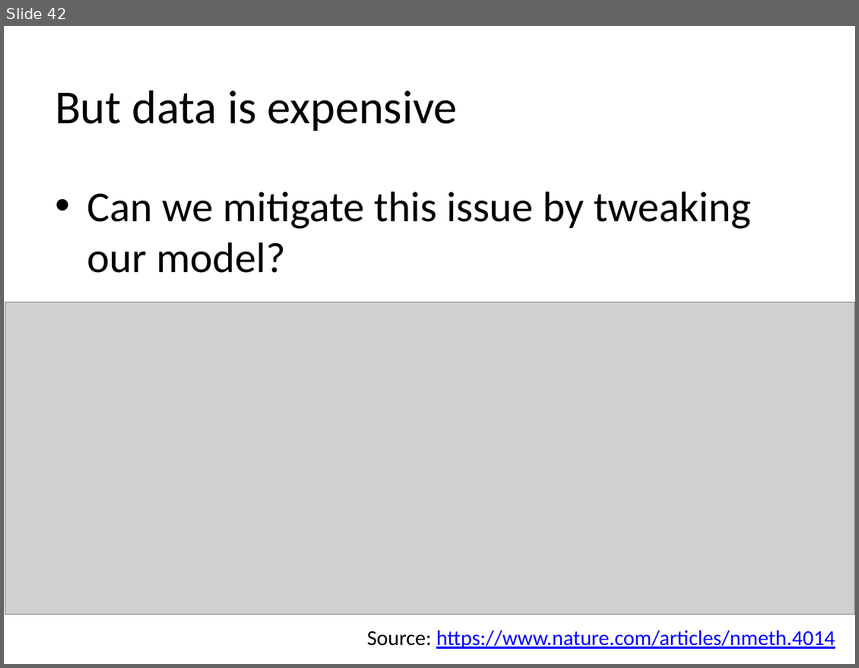
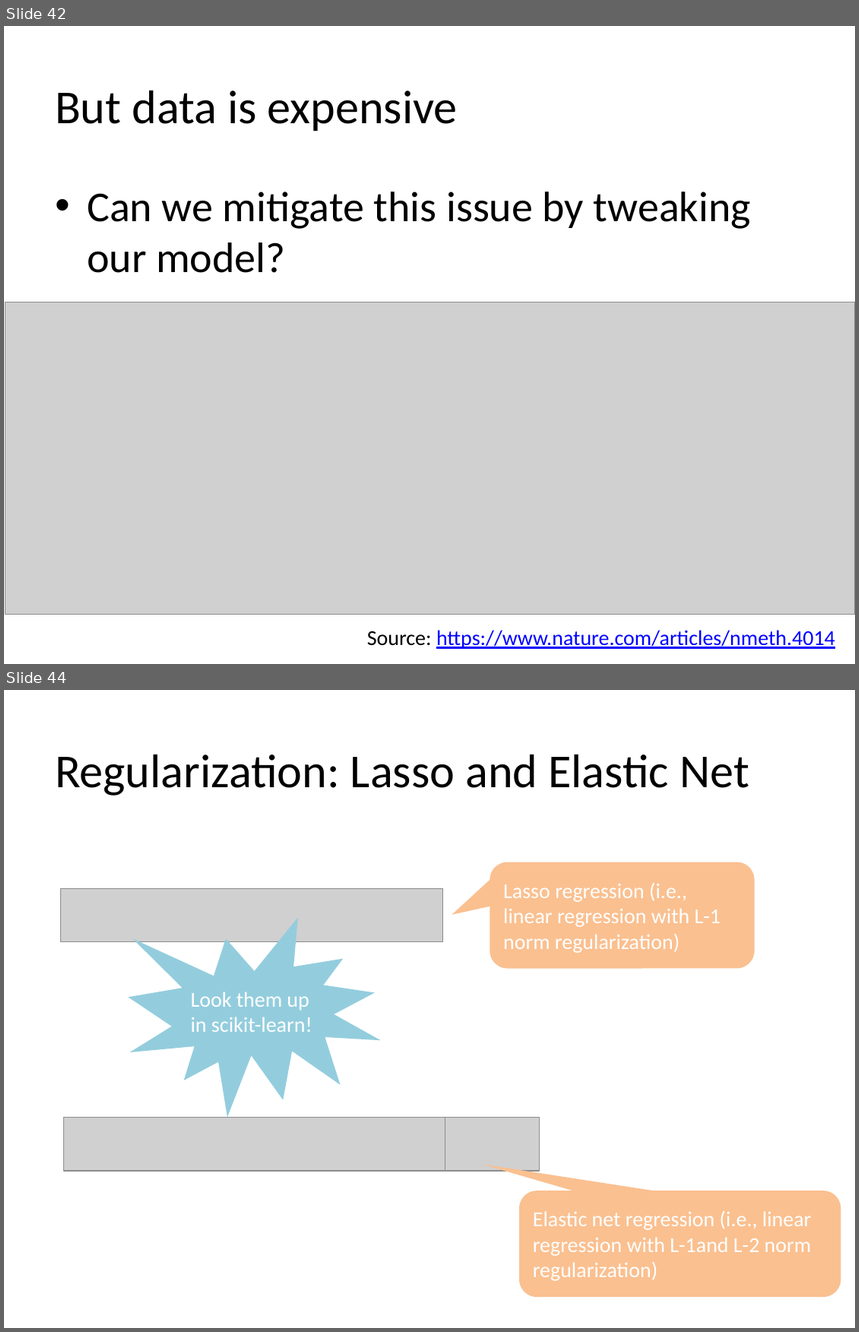
Before and after one commit to zhiyzuo/IS6400-Regression, a slide deck: Week-6-Regresion/IS6400 Week 6.pptx. Shown one above the other, each under a label of ours: slide 42 before the commit, slides 42 and 44 after it; the slides between them are not shown. The pictures are 859x668 and 859x1332 pixels, drawn with LibreOffice and Linux fonts; fonts in the diff are those of the drawing; grey boxes stand for pictures; background and template pictures are left out. Boxes give left, top, right and bottom in pixels: in the first picture for what was removed or moved away, otherwise in the second. Text is boxed around its words. In the diff, an @@ line names an element or a change of style, - is before the commit and + after.

```diff
--- a/Week-6-Regresion/IS6400 Week 6.pptx
+++ b/Week-6-Regresion/IS6400 Week 6.pptx
@@ slide 44 added at bbox=[4, 690, 855, 1328], background picture (left out) @@
@@ title added at bbox=[55, 754, 750, 796], 40 pt, text #000000 @@
+Regularization: Lasso and Elastic Net
@@ rounded speech box added at bbox=[490, 862, 755, 968], fill #FAC090, 18 pt, text #FFFFFF @@
+Lasso regression (i.e., linear regression with L-1 norm regularization)
@@ picture added at bbox=[61, 888, 443, 942] @@
@@ irregular seal added at bbox=[129, 917, 381, 1117], fill #93CDDD, 18 pt, text #FFFFFF @@
+Look them up in scikit-learn!
@@ picture added at bbox=[63, 1117, 446, 1171] @@
@@ picture added at bbox=[446, 1117, 539, 1171] @@
@@ rounded speech box added at bbox=[519, 1192, 841, 1298], fill #FAC090, 18 pt, text #FFFFFF @@
+Elastic net regression (i.e., linear regression with L-1and L-2 norm regularization)
```
Also in this commit, not shown: 1 slide changed.
